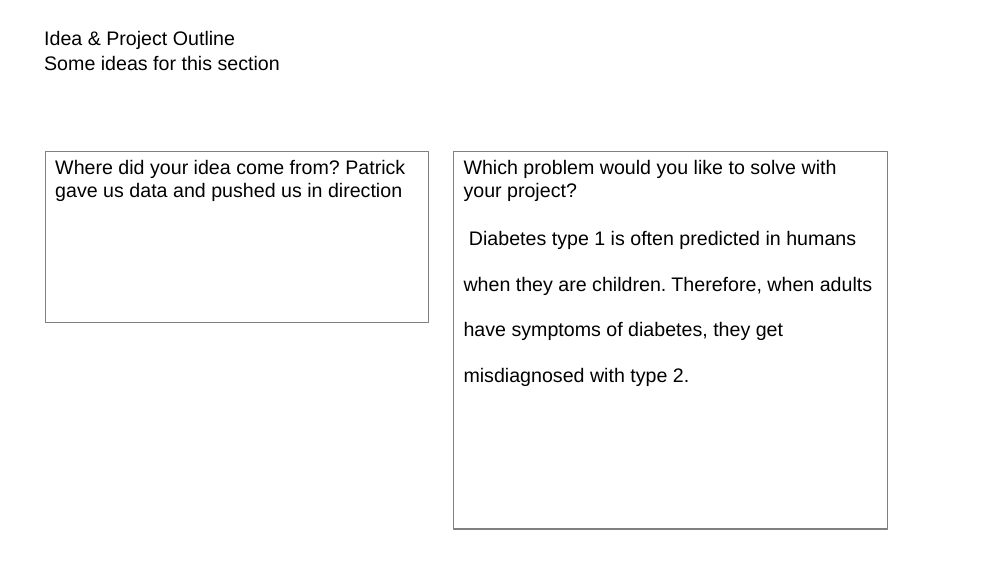
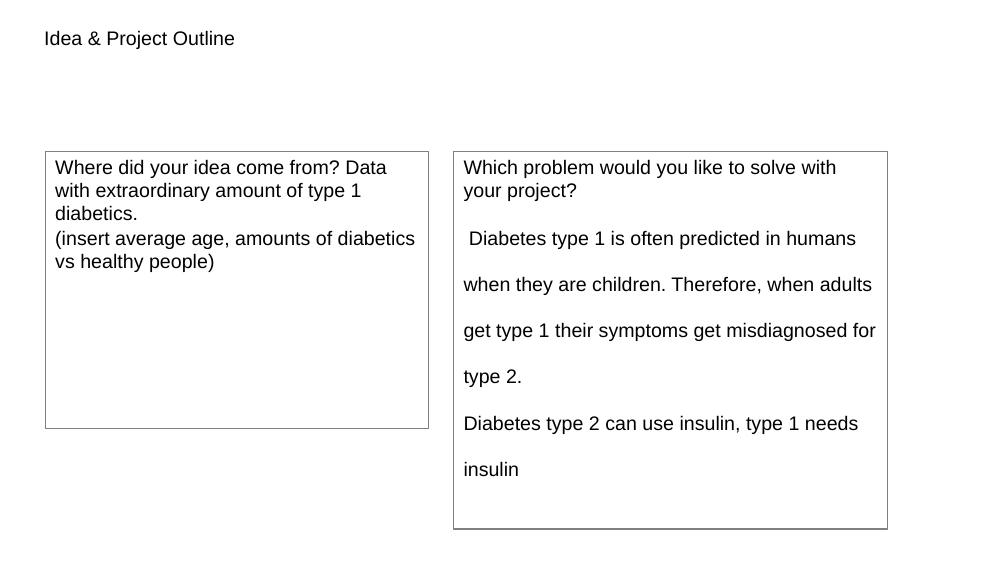
Before and after one commit to Blubberbrumm/Techlabs-ds-2, a slide deck: slide 5 of Diabetes_pitch.ppt (slide 4 before the commit). Drawn at 1008x567 pixels with LibreOffice and Linux fonts; fonts in the diff are those of the drawing; background and template pictures are left out. Boxes give left, top, right and bottom in pixels: in the first picture for what was removed or moved away, otherwise in the second. Text is boxed around its words. In the diff, an @@ line names an element or a change of style, - is before the commit and + after.

```diff
--- a/Diabetes_pitch.ppt
+++ b/Diabetes_pitch.ppt
@@ text removed at (x1=44, y1=55, x2=280, y2=71) @@
-Some ideas for this section
@@ rectangle "Where did your idea come ..." resized from (x1=45, y1=151, x2=428, y2=323) to (x1=45, y1=151, x2=428, y2=428) @@
@@ text in rectangle at (x1=55, y1=159, x2=415, y2=272): text changed @@
-Where did your idea come from? Patrick gave us data and pushed us in direction
+Where did your idea come from? Data with extraordinary amount of type 1 diabetics.
+(insert average age, amounts of diabetics vs healthy people)
@@ text in rectangle at (x1=464, y1=230, x2=876, y2=477): text changed @@
-Diabetes type 1 is often predicted in humans when they are children. Therefore, when adults have symptoms of diabetes, they get misdiagnosed with type 2.
+Diabetes type 1 is often predicted in humans when they are children. Therefore, when adults get type 1 their symptoms get misdiagnosed for type 2.
+Diabetes type 2 can use insulin, type 1 needs insulin
```
Also in this commit, not shown: 3 other slides changed, 1 slide added.
